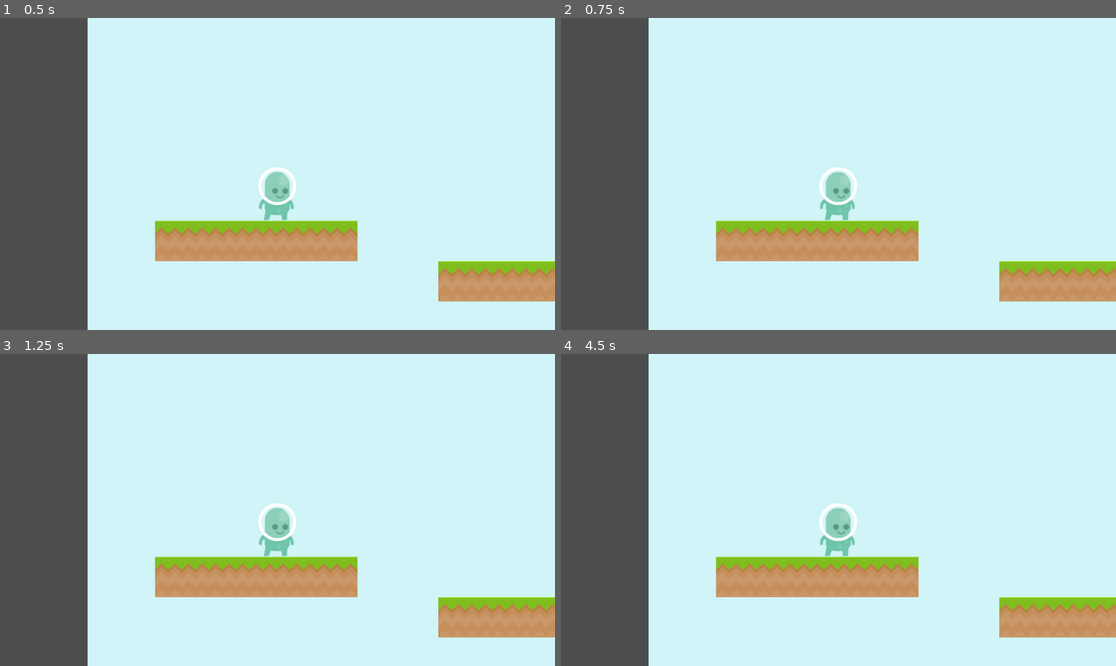
Above: before the commit, frames 1-4 (two rows, left to right).
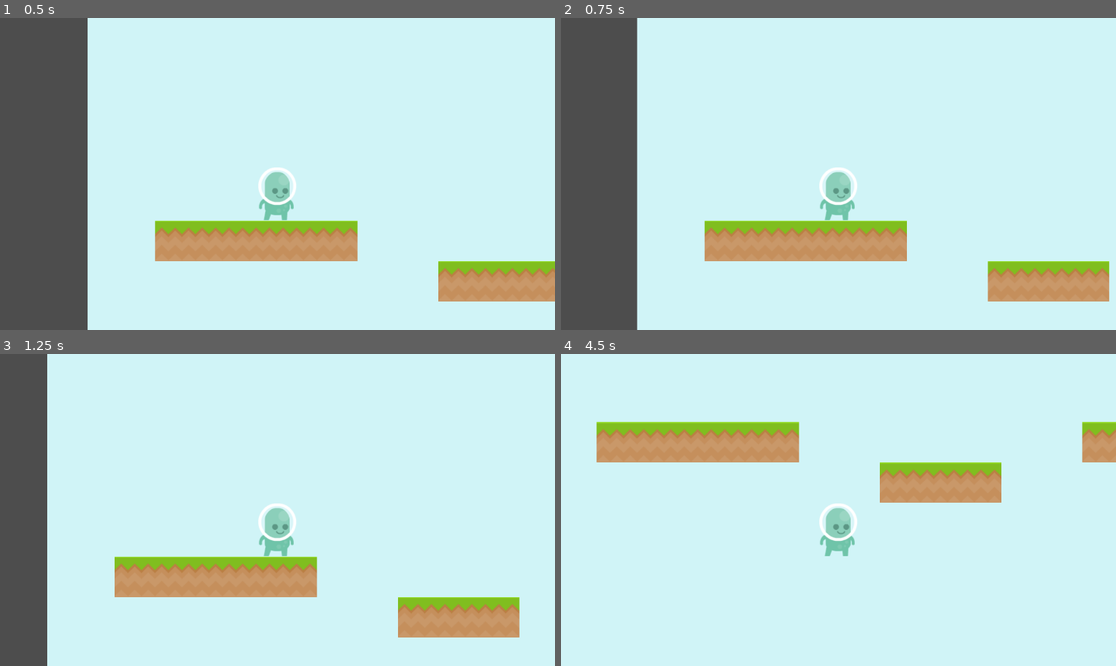
Above: after the commit, the same moments.

Repository: CBKain23/GodotTutorials
Game: Godot game, scene res://scenes/level_1.tscn
The game is run twice, just before and just after one commit, with the same random seed, the same clock (stepped at 60 frames per second) and the same inputs. The project has no main scene, so this scene is started directly.
Inputs:
- Up to frame 1 (0.5 s): no input
- Up to frame 2 (0.75 s): tap Enter at 0.5 s; hold D (move_right, bound only after the commit) from 0.53 s (still down)
- Up to frame 3 (1.25 s): keep holding D (move_right, bound only after the commit)
- Up to frame 4 (4.5 s): release D (move_right, bound only after the commit) at 2.03 s; hold A (move_left, bound only after the commit) 2.03-2.78 s; hold D (move_right, bound only after the commit) 2.78-4.28 s; hold A (move_left, bound only after the commit) from 4.28 s (still down)

Frame 1 is identical in both runs. In frame 2, 3.5% of the frame differs, in the area x 13-100%, y 0-100%; in frame 3, 11%; in frame 4, 30%, in the area x 0-100%, y 0-100%.

Commit message:
Added Player controls and gravity

Diff:
--- a/project.godot
+++ b/project.godot
@@ -14,6 +14,26 @@
 config/features=PackedStringArray("4.7", "Forward Plus")
 config/icon="res://icon.svg"
 
+[input]
+
+move_left={
+"deadzone": 0.2,
+"events": [Object(InputEventKey,"resource_local_to_scene":false,"resource_name":"","device":-1,"window_id":0,"alt_pressed":false,"shift_pressed":false,"ctrl_pressed":false,"meta_pressed":false,"pressed":false,"keycode":0,"physical_keycode":65,"key_label":0,"unicode":97,"location":0,"echo":false,"script":null)
+, Object(InputEventKey,"resource_local_to_scene":false,"resource_name":"","device":-1,"window_id":0,"alt_pressed":false,"shift_pressed":false,"ctrl_pressed":false,"meta_pressed":false,"pressed":false,"keycode":0,"physical_keycode":4194319,"key_label":0,"unicode":0,"location":0,"echo":false,"script":null)
+]
+}
+move_right={
+"deadzone": 0.2,
+"events": [Object(InputEventKey,"resource_local_to_scene":false,"resource_name":"","device":-1,"window_id":0,"alt_pressed":false,"shift_pressed":false,"ctrl_pressed":false,"meta_pressed":false,"pressed":false,"keycode":0,"physical_keycode":68,"key_label":0,"unicode":100,"location":0,"echo":false,"script":null)
+, Object(InputEventKey,"resource_local_to_scene":false,"resource_name":"","device":-1,"window_id":0,"alt_pressed":false,"shift_pressed":false,"ctrl_pressed":false,"meta_pressed":false,"pressed":false,"keycode":0,"physical_keycode":4194321,"key_label":0,"unicode":0,"location":0,"echo":false,"script":null)
+]
+}
+jump={
+"deadzone": 0.2,
+"events": [Object(InputEventKey,"resource_local_to_scene":false,"resource_name":"","device":-1,"window_id":0,"alt_pressed":false,"shift_pressed":false,"ctrl_pressed":false,"meta_pressed":false,"pressed":false,"keycode":0,"physical_keycode":32,"key_label":0,"unicode":32,"location":0,"echo":false,"script":null)
+]
+}
+
 [layer_names]
 
 2d_physics/layer_1="default"
--- /dev/null
+++ b/scenes/gravity.tscn
@@ -0,0 +1,6 @@
+[gd_scene format=3 uid="uid://boseui3s5edmn"]
+
+[ext_resource type="Script" uid="uid://ck1o2ak3sltpl" path="res://scripts/gravity.gd" id="1_yac1a"]
+
+[node name="Gravity" type="Node" unique_id=659583282]
+script = ExtResource("1_yac1a")
--- a/scenes/player.tscn
+++ b/scenes/player.tscn
@@ -1,6 +1,17 @@
 [gd_scene format=3 uid="uid://2w4lkisinl67"]
 
 [ext_resource type="Texture2D" uid="uid://bhmmb4hd6tkyk" path="res://assets/player/p1_stand.png" id="1_3vyb7"]
+[ext_resource type="Script" uid="uid://bv32sjp3wkncs" path="res://scripts/player.gd" id="1_d2wvv"]
+[ext_resource type="Texture2D" uid="uid://dtdh2k05dyd1v" path="res://assets/player/p1_jump.png" id="2_g2els"]
+[ext_resource type="Texture2D" uid="uid://jjtclf8llyr3" path="res://assets/player/p1_walk/p1_walk01.png" id="3_y4r1p"]
+[ext_resource type="Texture2D" uid="uid://cum4ayagpgb1t" path="res://assets/player/p1_walk/p1_walk02.png" id="4_d2wvv"]
+[ext_resource type="Texture2D" uid="uid://c3x8xp3wg43on" path="res://assets/player/p1_walk/p1_walk03.png" id="5_3v2ag"]
+[ext_resource type="Texture2D" uid="uid://c0jnjkpyhkcnd" path="res://assets/player/p1_walk/p1_walk04.png" id="6_jej6c"]
+[ext_resource type="Texture2D" uid="uid://cxx8cqd71d84q" path="res://assets/player/p1_walk/p1_walk05.png" id="7_f1ej7"]
+[ext_resource type="Texture2D" uid="uid://vd2umxftt8j3" path="res://assets/player/p1_walk/p1_walk06.png" id="8_oprun"]
+[ext_resource type="Texture2D" uid="uid://de0mb615kjy4j" path="res://assets/player/p1_walk/p1_walk07.png" id="9_a8ls1"]
+[ext_resource type="Texture2D" uid="uid://d04a3fvs8qw0b" path="res://assets/player/p1_walk/p1_walk10.png" id="10_qfm1y"]
+[ext_resource type="PackedScene" uid="uid://boseui3s5edmn" path="res://scenes/gravity.tscn" id="12_3v2ag"]
 
 [sub_resource type="SpriteFrames" id="SpriteFrames_nfnr1"]
 animations = [{
@@ -11,6 +22,43 @@
 "loop": 1,
 "name": &"idle",
 "speed": 5.0
+}, {
+"frames": [{
+"duration": 1.0,
+"texture": ExtResource("2_g2els")
+}],
+"loop": 1,
+"name": &"jump",
+"speed": 5.0
+}, {
+"frames": [{
+"duration": 1.0,
+"texture": ExtResource("3_y4r1p")
+}, {
+"duration": 1.0,
+"texture": ExtResource("4_d2wvv")
+}, {
+"duration": 1.0,
+"texture": ExtResource("5_3v2ag")
+}, {
+"duration": 1.0,
+"texture": ExtResource("6_jej6c")
+}, {
+"duration": 1.0,
+"texture": ExtResource("7_f1ej7")
+}, {
+"duration": 1.0,
+"texture": ExtResource("8_oprun")
+}, {
+"duration": 1.0,
+"texture": ExtResource("9_a8ls1")
+}, {
+"duration": 1.0,
+"texture": ExtResource("10_qfm1y")
+}],
+"loop": 1,
+"name": &"walk",
+"speed": 7.5
 }]
 
 [sub_resource type="CapsuleShape2D" id="CapsuleShape2D_nfnr1"]
@@ -20,16 +68,23 @@
 [node name="Player" type="CharacterBody2D" unique_id=445707596]
 collision_layer = 2
 collision_mask = 20
+script = ExtResource("1_d2wvv")
 
-[node name="AnimatedSprite2D" type="AnimatedSprite2D" parent="." unique_id=1978816482]
+[node name="PlayerSprite" type="AnimatedSprite2D" parent="." unique_id=1978816482]
 sprite_frames = SubResource("SpriteFrames_nfnr1")
 animation = &"idle"
+frame_progress = 0.7191044
 offset = Vector2(0, -46.245)
 
-[node name="CollisionShape2D" type="CollisionShape2D" parent="." unique_id=2007085443]
+[node name="PlayerCollision" type="CollisionShape2D" parent="." unique_id=2007085443]
 position = Vector2(0, -48)
 shape = SubResource("CapsuleShape2D_nfnr1")
 
-[node name="Camera2D" type="Camera2D" parent="." unique_id=1436215118]
+[node name="PlayerCamera" type="Camera2D" parent="." unique_id=1436215118]
 offset = Vector2(0, -80.5)
 zoom = Vector2(1.2, 1.2)
+
+[node name="AnimationPlayer" type="AnimationPlayer" parent="." unique_id=511253889]
+
+[node name="Gravity" parent="." unique_id=659583282 node_paths=PackedStringArray("body") instance=ExtResource("12_3v2ag")]
+body = NodePath("..")
--- /dev/null
+++ b/scripts/gravity.gd
@@ -0,0 +1,9 @@
+extends Node
+
+@export var body : CharacterBody2D
+@export var gravity : float = 500.0
+
+func _physics_process(delta: float) -> void:
+
+	if not body.is_on_floor():
+		body.velocity.y += gravity * delta
--- /dev/null
+++ b/scripts/player.gd
@@ -0,0 +1,16 @@
+extends CharacterBody2D
+
+@export var move_speed : float = 100
+@export var acceleration : float = 50
+@export var braking : float = 20
+@export var jump_force : float = 200
+
+
+var move_input : float
+
+func _physics_process(delta: float) -> void:
+	move_input = Input.get_axis("move_left", "move_right")
+
+	velocity.x = move_input * move_speed
+
+	move_and_slide()
Binary file added: assets/player/p1_walk/p1_walk01.png
Not shown, added: assets/player/p1_walk/p1_walk01.png.import
Binary file added: assets/player/p1_walk/p1_walk02.png
Not shown, added: assets/player/p1_walk/p1_walk02.png.import
Binary file added: assets/player/p1_walk/p1_walk03.png
Not shown, added: assets/player/p1_walk/p1_walk03.png.import
Binary file added: assets/player/p1_walk/p1_walk04.png
Not shown, added: assets/player/p1_walk/p1_walk04.png.import
Binary file added: assets/player/p1_walk/p1_walk05.png
Not shown, added: assets/player/p1_walk/p1_walk05.png.import
Binary file added: assets/player/p1_walk/p1_walk06.png
Not shown, added: assets/player/p1_walk/p1_walk06.png.import
(and 12 more such lines)
